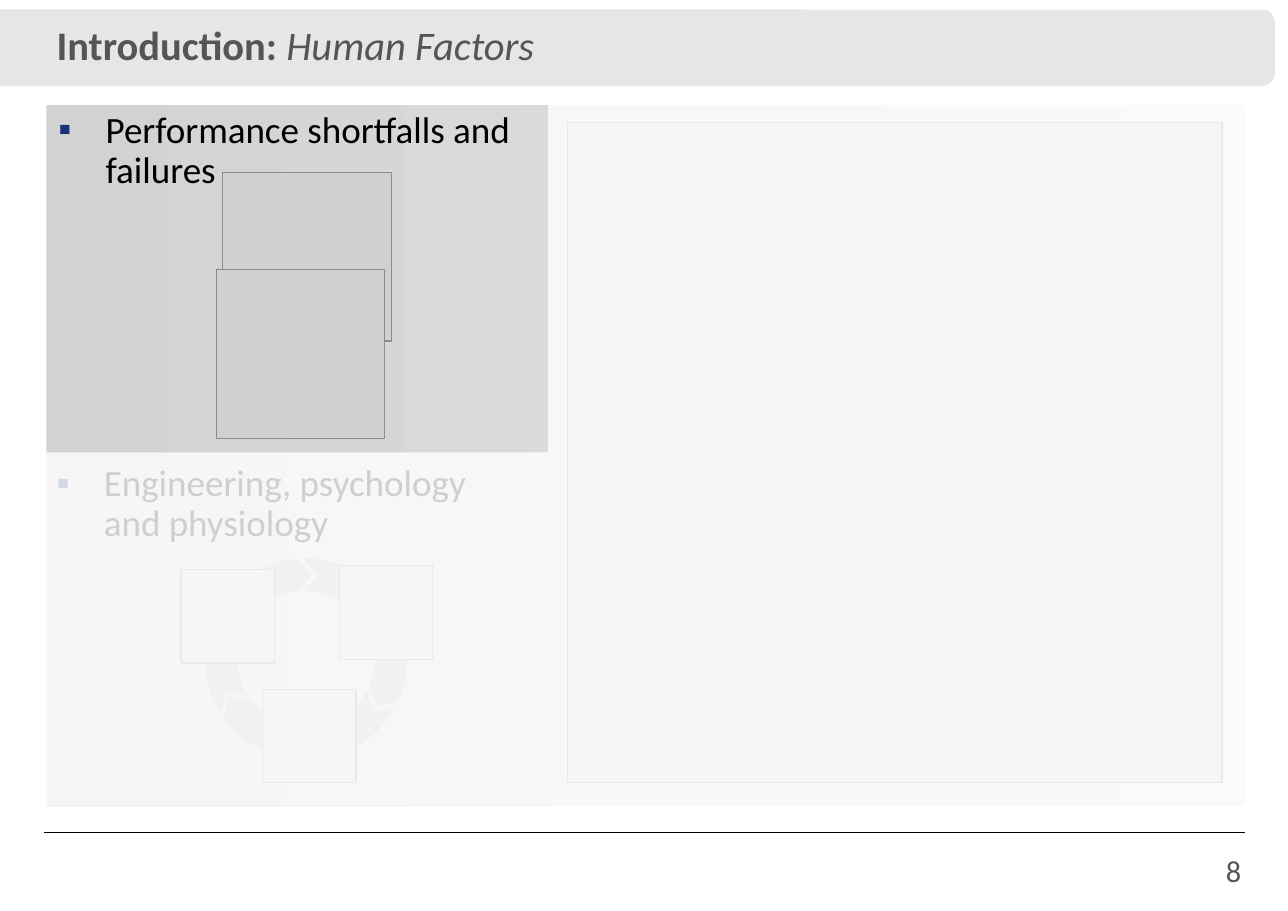
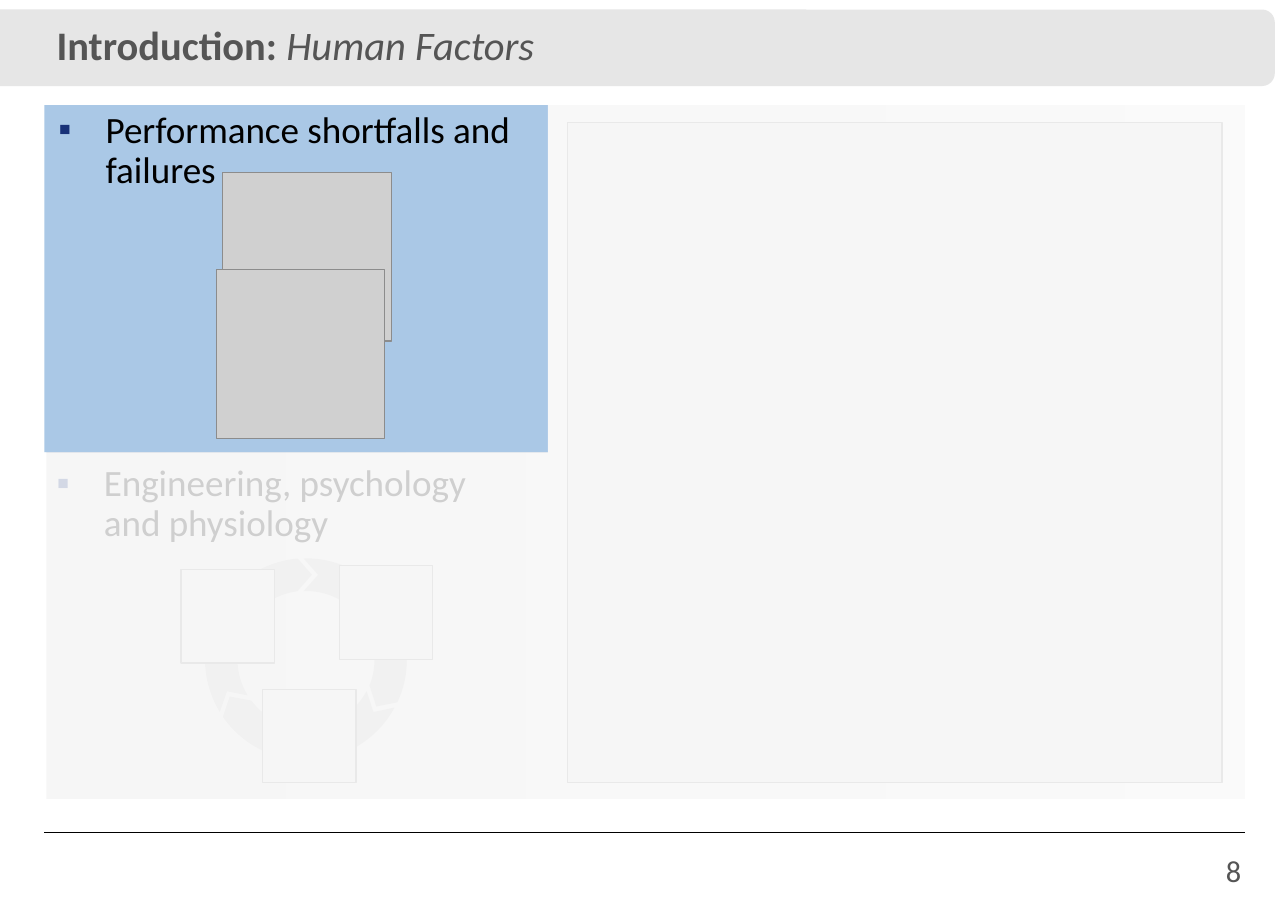
Before and after one commit to IvanRehder/Dissertacao, a slide deck: slide 8 of Apresentação/Apresentação.pptx. Drawn at 1288x911 pixels with LibreOffice and Linux fonts; fonts in the diff are those of the drawing; grey boxes stand for pictures; background and template pictures are left out. Boxes give left, top, right and bottom in pixels: in the first picture for what was removed or moved away, otherwise in the second. Text is boxed around its words. In the diff, an @@ line names an element or a change of style, - is before the commit and + after.

```diff
--- a/Apresentação/Apresentação.pptx
+++ b/Apresentação/Apresentação.pptx
@@ rectangle added at (45,106,549,453), fill #AAC8E6 @@
@@ rectangle: place and size @@
-rectangle at (46,106,1246,806)
+rectangle at (46,106,1246,800)
@@ rectangle: place and size @@
-rectangle at (46,453,547,806)
+rectangle at (41,453,549,806)
```
Also in this commit, not shown: 18 other slides changed, 6 slides added, 6 slides removed, 3 other files.
